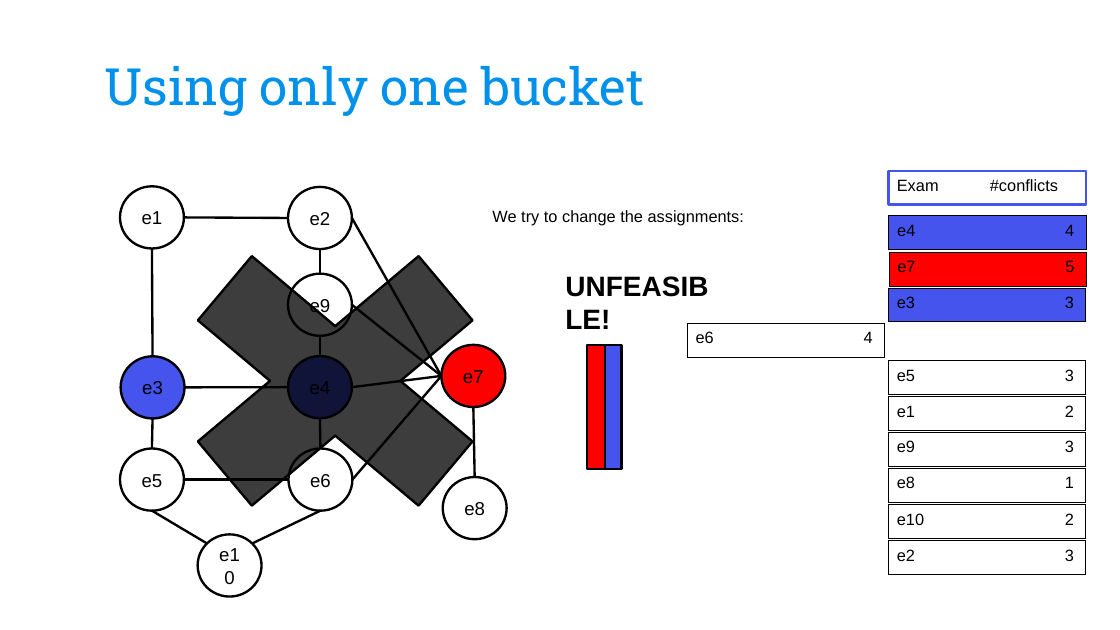
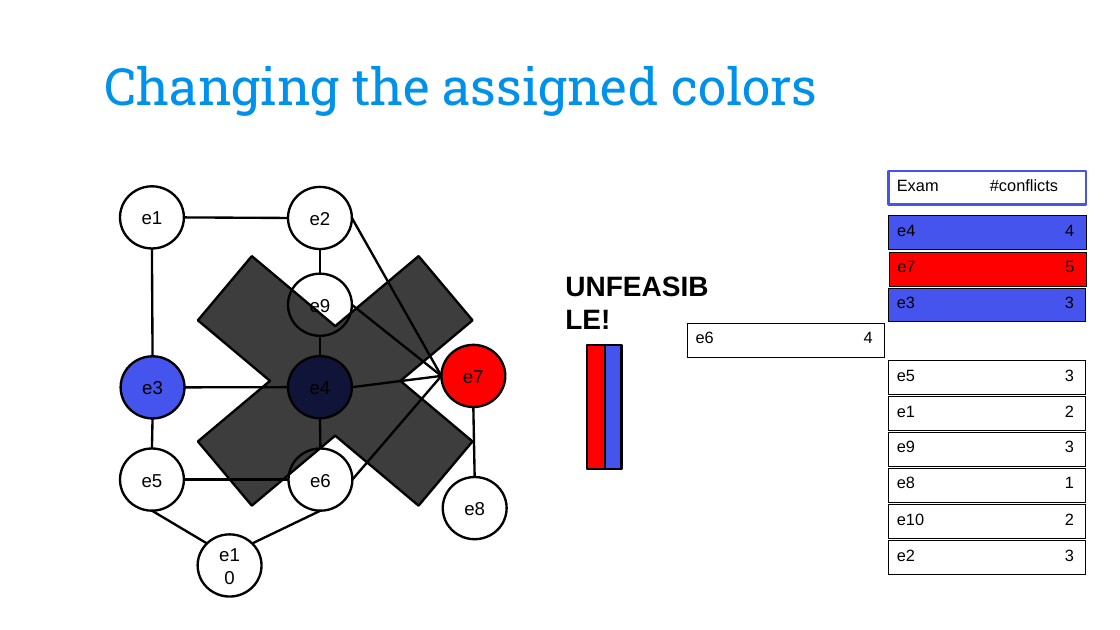
Before and after one commit to CarolinaBianchi/ETPsolver, a slide deck: slide 14 of Optimization/doc/ETPslides_OMAAL_group11.pptx. Drawn at 1120x630 pixels with LibreOffice and Linux fonts; fonts in the diff are those of the drawing; background and template pictures are left out. Boxes give left, top, right and bottom in pixels: in the first picture for what was removed or moved away, otherwise in the second. Text is boxed around its words. In the diff, an @@ line names an element or a change of style, - is before the commit and + after.

```diff
--- a/Optimization/doc/ETPslides_OMAAL_group11.pptx
+++ b/Optimization/doc/ETPslides_OMAAL_group11.pptx
@@ title at [105, 66, 817, 116]: text changed @@
-Using only one bucket
+Changing the assigned colors
@@ text removed at [492, 210, 744, 226] @@
-We try to change the assignments:
```
Also in this commit, not shown: 2 other slides changed, 1 slide added, 3 other files.
